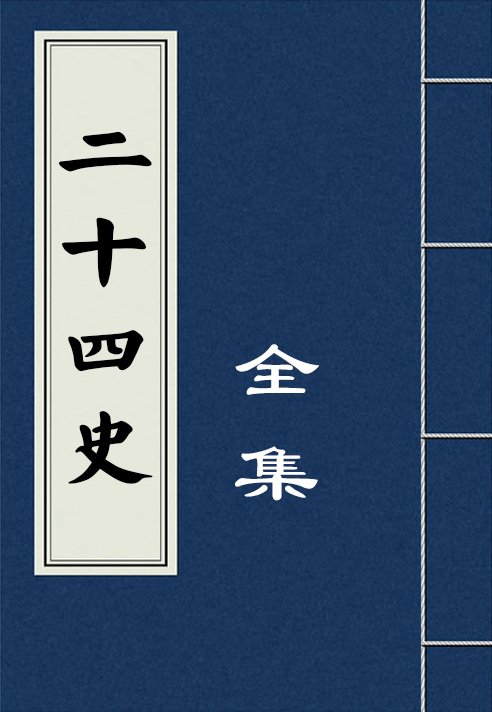
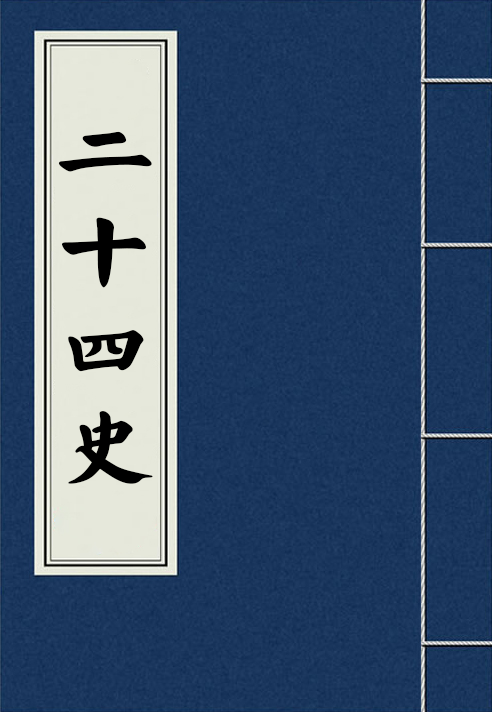
Layered file, before and after one edit (492x712). Changes by layer:
hid "全集", moved it above "二十四史" over [235, 344, 319, 501]
